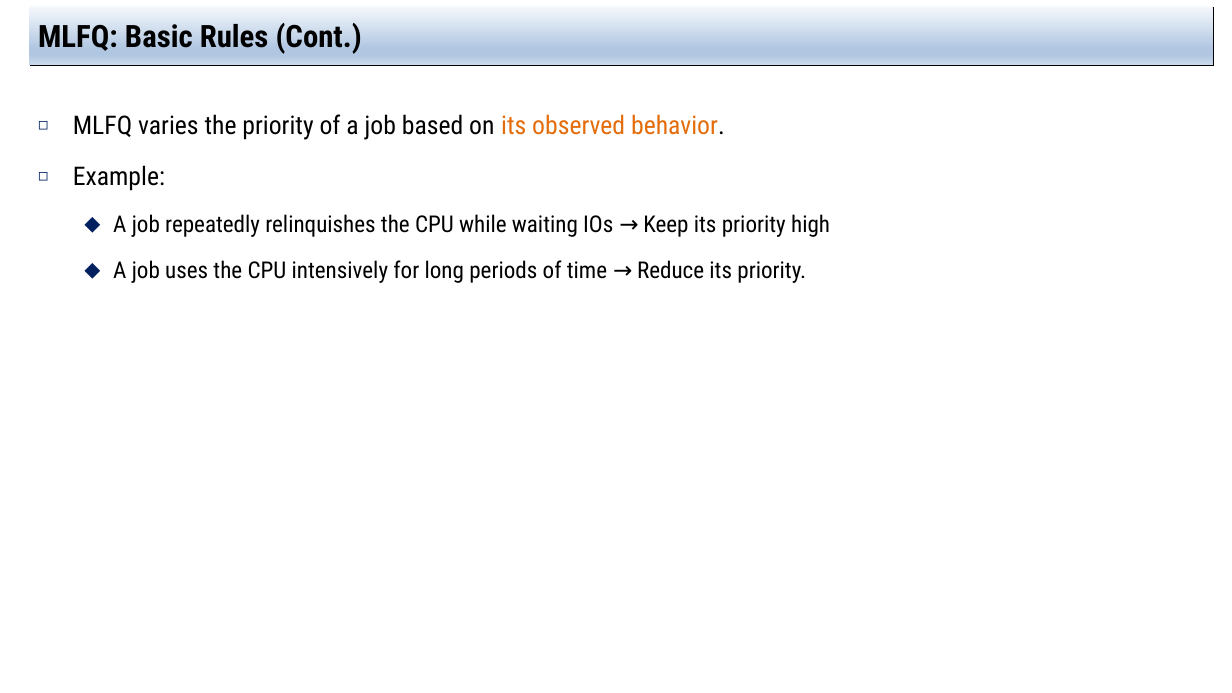
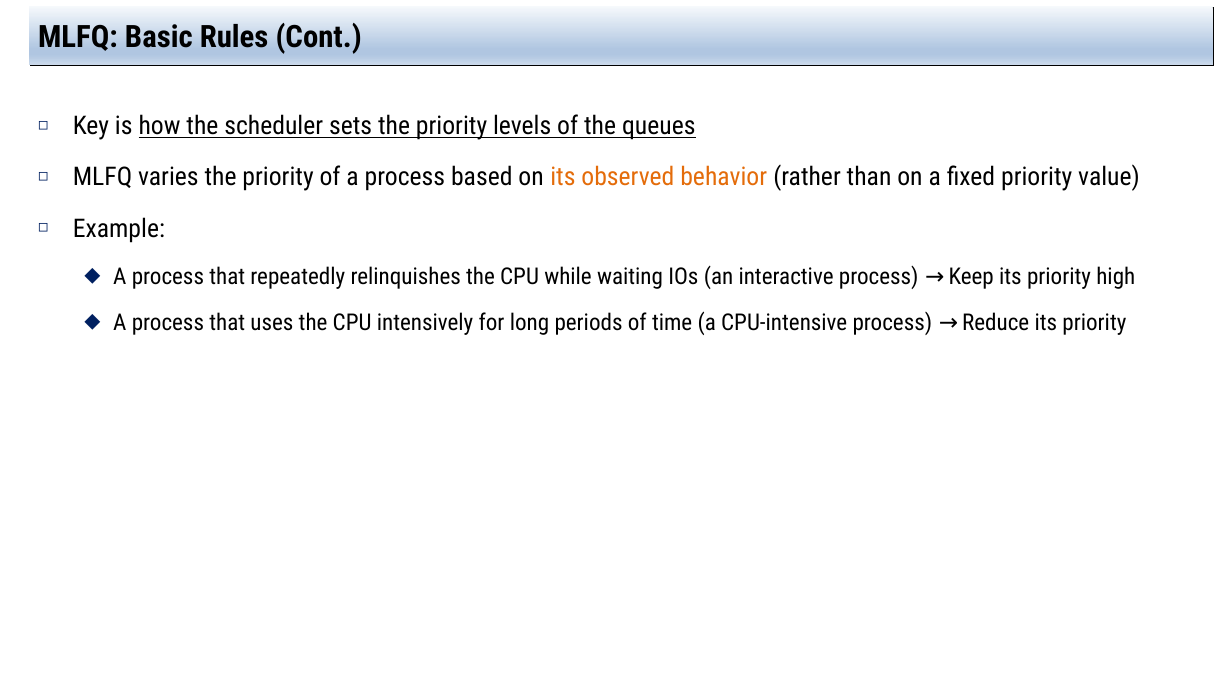
Before and after one commit to jachermocilla/extra-course-materials, a slide deck: slide 7 of cmsc125/ostep/slides/01.Virtualization/08.Scheduling_The_Multi-level_Feedback_Queue.pptx. Drawn at 1232x693 pixels with LibreOffice and Linux fonts; fonts in the diff are those of the drawing. Boxes give left, top, right and bottom in pixels: in the first picture for what was removed or moved away, otherwise in the second. Text is boxed around its words. In the diff, an @@ line names an element or a change of style, - is before the commit and + after.

```diff
--- a/cmsc125/ostep/slides/01.Virtualization/08.Scheduling_The_Multi-level_Feedback_Queue.pptx
+++ b/cmsc125/ostep/slides/01.Virtualization/08.Scheduling_The_Multi-level_Feedback_Queue.pptx
@@ text at <box>73,114,1140,191</box>: text changed @@
-◻ MLFQ varies the priority of a job based on its observed behavior.
+◻ Key is how the scheduler sets the priority levels of the queues
+◻ MLFQ varies the priority of a process based on its observed behavior (rather than on a fixed priority value)
@@ text at <box>113,265,1135,335</box>: text changed @@
-  ⬥ A job repeatedly relinquishes the CPU while waiting IOs → Keep its priority high
-  ⬥ A job uses the CPU intensively for long periods of time → Reduce its priority.
+  ⬥ A process that repeatedly relinquishes the CPU while waiting IOs (an interactive process) → Keep its priority high
+  ⬥ A process that uses the CPU intensively for long periods of time (a CPU-intensive process) → Reduce its priority
```
Also in this commit, not shown: 12 other slides changed, 3 other files.
